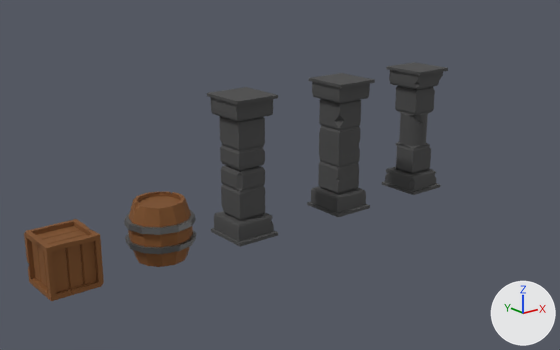
What one commit did to the Blender file ModularDugeon/Barrel.blend.
Before and after are seen from a 50 mm camera at (-9.05, -12.54, 6.12) aimed at (1.54, 0.69, 0.83). Every picture has the same lights, and +X, +Y and +Z are marked at lower right.

The scene before the commit, as lines of its bpy script (objects in view):
```python
me_cube = bpy.data.meshes.new('Cube')
me_cube.from_pydata(...)  # 364 vertices, 374 faces; spans x -0.5..0.504, y -0.5..0.5, z -0.5..0.5
me_cube.materials.append(mat_brown)  # brown #7f5026
me_cube_001 = bpy.data.meshes.new('Cube.001')
me_cube_001.from_pydata(...)  # 172 vertices, 156 faces; spans x -0.5..0.5, y -0.55..0.52, z -1.51..1.51
me_cube_001.materials.append(mat_grey)  # dark grey #494949
me_cylinder = bpy.data.meshes.new('Cylinder')
me_cylinder.from_pydata(...)  # 180 vertices, 170 faces; spans x -0.691..0.691, y -0.691..0.691, z -0.6..0.6
# faces by material slot: [98, 72]
me_cylinder.materials.append(mat_brown)  # brown #7f5026
me_cylinder.materials.append(mat_metal)  # dark grey #6a6a6a
ob_barrel = bpy.data.objects.new('Barrel', me_cylinder)
ob_barrel.location = (-2.0, 0.0, 0.6)
ob_create = bpy.data.objects.new('Create', me_cube)
ob_create.location = (-4.0, 0.0, 0.5)
ob_pillar1 = bpy.data.objects.new('Pillar1', me_cube_001)
ob_pillar1.location = (0.0, 0.0, 1.51)
# also in view: 'Pillar3' at (5.21, -0.02, 1.51); 'Pillar2' at (2.72, -0.02, 1.51)
```
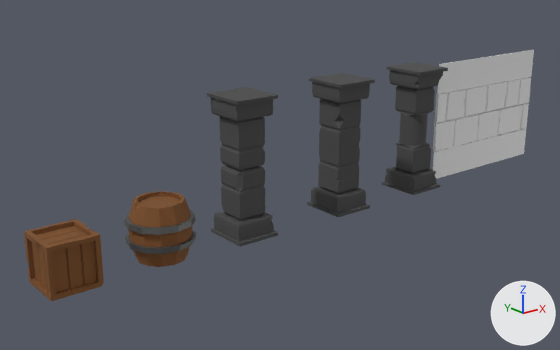
Changed parts and their boxes [x1, y1, x2, y2] in the pictures (560 x 350 px):
```json
{"object": "Plane", "change": "added", "after": [433, 50, 534, 179]}
```

Edits to the scene script, one JSON object a line:
```json
{"op": "add", "block": "me_plane", "code": ["me_plane = bpy.data.meshes.new('Plane')", "me_plane.from_pydata(...)  # 119 vertices, 92 faces; spans x -2.0..2.0, y -2.0..2.0, z 0.0..0.06"]}
{"op": "add", "block": "ob_plane", "code": ["ob_plane = bpy.data.objects.new('Plane', me_plane)", "ob_plane.location = (8.0, 0.0, 1.5)", "ob_plane.rotation_euler = (1.571, 0.0, 0.0)  # degrees (90, 0, 0)", "ob_plane.scale = (1.0, 0.75, 1.0)"]}
```
